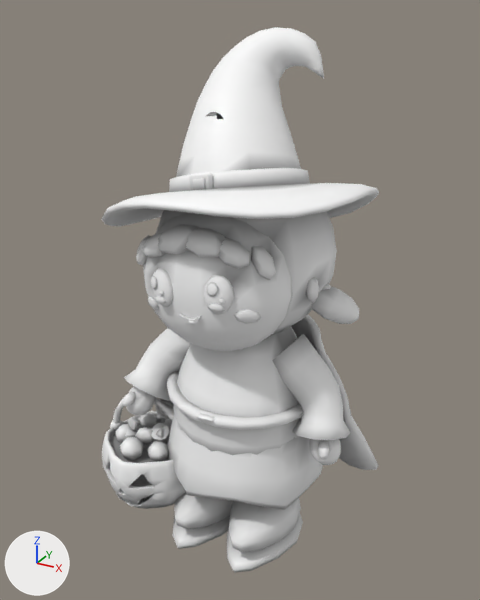
Two versions of the glTF model game/assets/models/characters/kid_witch.gltf, one commit apart.
One viewpoint serves both versions: a 50 mm camera at (0.756, -1.392, 1.407) aimed at (-0.025, 0.028, 0.697). Every picture has the same lights, and +X, +Y and +Z are marked at lower left. The picture after the commit comes second. Where no turn or scale is listed for an object, it has been applied to the vertices. Vertices at exactly the same position are counted once.

The older version as bpy lines, for what is in view:
```python
me_body = bpy.data.meshes.new('body')
me_body.from_pydata(...)  # 685 vertices, 1350 faces; spans x -0.236..0.236, y -0.213..0.218, z -0.114..0.395
me_body.materials.append(mat_defaultmaterial_004)
me_bucket = bpy.data.meshes.new('bucket')
me_bucket.from_pydata(...)  # 562 vertices, 1102 faces; spans x -0.151..0.151, y -0.156..0.141, z -0.334..0.01
me_bucket.materials.append(mat_defaultmaterial_002)
me_head = bpy.data.meshes.new('head')
me_head.from_pydata(...)  # 1927 vertices, 3706 faces; spans x -0.356..0.31, y -0.304..0.351, z -0.032..0.724
me_head.materials.append(mat_defaultmaterial_005)
me_leg_l = bpy.data.meshes.new('leg_l')
me_leg_l.from_pydata(...)  # 202 vertices, 388 faces; spans x -0.099..0.109, y -0.219..0.109, z -0.3..0.035
me_leg_l.materials.append(mat_defaultmaterial_006)
me_leg_r = bpy.data.meshes.new('leg_r')
me_leg_r.from_pydata(...)  # 202 vertices, 388 faces; spans x -0.109..0.099, y -0.219..0.109, z -0.3..0.035
me_leg_r.materials.append(mat_defaultmaterial_007)
me_wing_l = bpy.data.meshes.new('wing_l')
me_wing_l.from_pydata(...)  # 180 vertices, 356 faces; spans x -0.072..0.291, y -0.04..0.14, z -0.384..0.076
me_wing_l.materials.append(mat_defaultmaterial_008)
ob_body = bpy.data.objects.new('body', me_body)
ob_body.location = (0.0, 0.0, 0.3)
ob_bucket = bpy.data.objects.new('bucket', me_bucket)
ob_bucket.parent = ob_arm_r
ob_bucket.location = (-0.095, -0.085, -0.2)
ob_head = bpy.data.objects.new('head', me_head)
ob_head.location = (0.0, 0.0, 0.64)
ob_leg_l = bpy.data.objects.new('leg_l', me_leg_l)
ob_leg_l.location = (0.085, 0.0, 0.3)
ob_leg_r = bpy.data.objects.new('leg_r', me_leg_r)
ob_leg_r.location = (-0.085, 0.0, 0.3)
ob_wing_l = bpy.data.objects.new('wing_l', me_wing_l)
ob_wing_l.location = (0.075, 0.135, 0.56)
# also in view: 'arm_r' at (-0.206, -0.047, 0.492); 'arm_l' at (0.197, -0.019, 0.483); 'bucket_candy' at (-0.257, -0.086, 0.298)
```
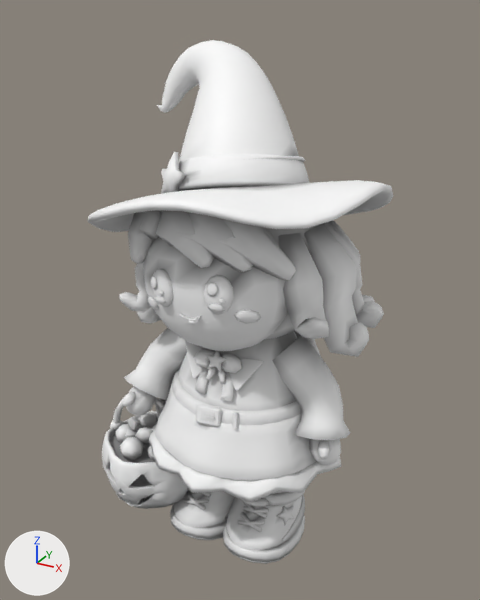
Where the change shows, as pixel boxes (x1, y1, x2, y2) in the pictures (480 x 600 px):
'head', reshaped (10% wider)
    before: (101, 27, 379, 351)
    after: (88, 40, 393, 357)
'body', reshaped (24% wider, 7% shorter)
    before: (167, 326, 323, 510)
    after: (148, 331, 341, 502)
'leg_l', reshaped (8% wider)
    before: (227, 498, 303, 573)
    after: (223, 491, 305, 564)
'leg_r', reshaped
    before: (172, 492, 234, 549)
    after: (170, 490, 235, 540)
'wing_l', deleted
    before: (291, 315, 379, 470)
part 1 of me_body, rebuilt
    before: (167, 371, 303, 430)
    after: (172, 370, 301, 426)
part 2 of me_body, rebuilt
    before: (196, 413, 215, 422)
    after: (200, 410, 215, 422)
part 3 of me_body, built on
    after: (148, 331, 341, 502)
part 4 of me_body, recoloured
    before: (167, 326, 321, 510)
    after: (154, 331, 312, 481)
part 5 of me_head, rebuilt
    before: (176, 27, 324, 177)
    after: (157, 40, 299, 191)
part 6 of me_head, rebuilt (10% wider, 18% taller)
    before: (101, 183, 379, 227)
    after: (88, 180, 393, 232)
part 7 of me_head, rebuilt (mostly hidden afterwards)
    before: (156, 210, 337, 335)
    after: (264, 224, 320, 340)
part 8 of me_head, rebuilt
    before: (169, 168, 310, 192)
    after: (179, 154, 309, 191)
part 9 of me_head, deleted
    before: (142, 112, 331, 303)
part 10 of me_head, built on
    before: (136, 224, 359, 324)
    after: (120, 152, 384, 357)
part 11 of me_head, recoloured (darker)
    before: (143, 213, 292, 351)
    after: (143, 227, 287, 351)
part 12 of me_leg_l, rebuilt
    before: (229, 498, 301, 552)
    after: (226, 496, 302, 551)
part 13 of me_leg_l, rebuilt
    before: (227, 513, 303, 573)
    after: (227, 548, 290, 564)
part 14 of me_leg_l, reshaped
    after: (223, 491, 305, 562)
part 15 of me_leg_r, rebuilt
    before: (174, 492, 234, 529)
    after: (174, 490, 235, 528)
part 16 of me_leg_r, rebuilt (mostly hidden afterwards)
    before: (172, 514, 230, 549)
    after: (176, 529, 223, 540)
part 17 of me_leg_r, reshaped
    after: (170, 491, 229, 539)

Edits to the bpy script that builds the scene:
```text
Change me_body:
    remove me_body.from_pydata(...)  # 685 vertices, 1350 faces; spans x -0.236..0.236, y -0.213..0.218, z -0.114..0.395
    add me_body.from_pydata(...)  # 1535 vertices, 2974 faces; spans x -0.294..0.294, y -0.27..0.304, z -0.085..0.395
    me_body part 1: the loose piece of 132 vertices spanning x -0.215..0.215, y -0.201..0.213, z 0.143..0.177 is rebuilt with 112 vertices and now spans x -0.206..0.206, y -0.186..0.193, z 0.141..0.183
    me_body part 2: the loose piece of 24 vertices spanning x -0.024..0.03, y -0.213..-0.169, z 0.155..0.177 is rebuilt with 8 vertices and now spans x -0.017..0.021, y -0.199..-0.175, z 0.154..0.18
    me_body part 3: 243 vertices moved from x -0.236..0.236, y -0.194..0.218, z -0.114..0.17 to x -0.263..0.245, y -0.241..0.249, z 0.006..0.17; 26 vertices removed from x -0.196..0.225, y -0.14..0.165, z -0.071..0.17; 948 vertices added at x -0.294..0.294, y -0.27..0.304, z -0.08..0.334
    me_body part 4: 757 kept faces spanning x -0.263..0.245, y -0.241..0.249, z -0.085..0.395 get new vertex colours; the middle colour goes from grey #a7a7a7 to grey #acacac
    other edits to the shape of me_body do not show in these pictures
Change me_head:
    remove me_head.from_pydata(...)  # 1927 vertices, 3706 faces; spans x -0.356..0.31, y -0.304..0.351, z -0.032..0.724
    add me_head.from_pydata(...)  # 3061 vertices, 5968 faces; spans x -0.383..0.346, y -0.337..0.382, z -0.07..0.692
    me_head part 5: the loose piece of 253 vertices spanning x -0.197..0.141, y -0.131..0.24, z 0.274..0.724 is rebuilt with 433 vertices and now spans x -0.334..0.143, y -0.135..0.216, z 0.273..0.692
    me_head part 6: the loose piece of 234 vertices spanning x -0.356..0.31, y -0.304..0.351, z 0.201..0.408 is rebuilt with 360 vertices and now spans x -0.383..0.34, y -0.337..0.382, z 0.178..0.418
    me_head part 7: the loose piece of 226 vertices spanning x -0.252..0.218, y -0.155..0.264, z -0.032..0.417 is rebuilt with 165 vertices and now spans x -0.258..0.23, y -0.143..0.293, z -0.042..0.356
    me_head part 8: the loose piece of 64 vertices spanning x -0.207..0.145, y -0.141..0.211, z 0.292..0.434 is rebuilt with 192 vertices and now spans x -0.206..0.146, y -0.136..0.209, z 0.28..0.466
    me_head part 9: 9 loose pieces with 250 vertices, spanning x -0.242..0.222, y -0.225..0.066, z 0.066..0.546, are deleted
    me_head part 10: 236 vertices removed from x -0.305..0.295, y -0.235..0.093, z 0.0..0.321; 1247 vertices added at x -0.35..0.346, y -0.252..0.381, z -0.07..0.46
    me_head part 11: 564 kept faces spanning x -0.212..0.183, y -0.247..0.016, z -0.012..0.342 get new vertex colours
Change me_leg_l:
    remove me_leg_l.from_pydata(...)  # 202 vertices, 388 faces; spans x -0.099..0.109, y -0.219..0.109, z -0.3..0.035
    add me_leg_l.from_pydata(...)  # 1045 vertices, 1986 faces; spans x -0.106..0.116, y -0.182..0.122, z -0.3..0.035
    me_leg_l part 12: the loose piece of 86 vertices spanning x -0.091..0.101, y -0.202..0.096, z -0.27..-0.138 is rebuilt with 310 vertices and now spans x -0.099..0.109, y -0.174..0.106, z -0.266..-0.128
    me_leg_l part 13: the loose piece of 50 vertices spanning x -0.099..0.109, y -0.219..0.109, z -0.3..-0.264 is rebuilt with 62 vertices and now spans x -0.104..0.114, y -0.18..0.112, z -0.3..-0.263
    me_leg_l part 14: 24 vertices removed from x -0.012..0.022, y -0.128..-0.108, z -0.206..-0.184; 631 vertices added at x -0.106..0.116, y -0.182..0.122, z -0.284..0.014
Change me_leg_r:
    remove me_leg_r.from_pydata(...)  # 202 vertices, 388 faces; spans x -0.109..0.099, y -0.219..0.109, z -0.3..0.035
    add me_leg_r.from_pydata(...)  # 1045 vertices, 1986 faces; spans x -0.116..0.106, y -0.182..0.122, z -0.3..0.035
    me_leg_r part 15: the loose piece of 86 vertices spanning x -0.101..0.091, y -0.202..0.096, z -0.27..-0.138 is rebuilt with 310 vertices and now spans x -0.109..0.099, y -0.174..0.106, z -0.266..-0.128
    me_leg_r part 16: the loose piece of 50 vertices spanning x -0.109..0.099, y -0.219..0.109, z -0.3..-0.264 is rebuilt with 62 vertices and now spans x -0.114..0.104, y -0.18..0.112, z -0.3..-0.263
    me_leg_r part 17: 24 vertices removed from x -0.022..0.012, y -0.128..-0.108, z -0.206..-0.184; 631 vertices added at x -0.116..0.106, y -0.182..0.122, z -0.284..0.014
Remove ob_wing_l:
    ob_wing_l = bpy.data.objects.new('wing_l', me_wing_l)
```
